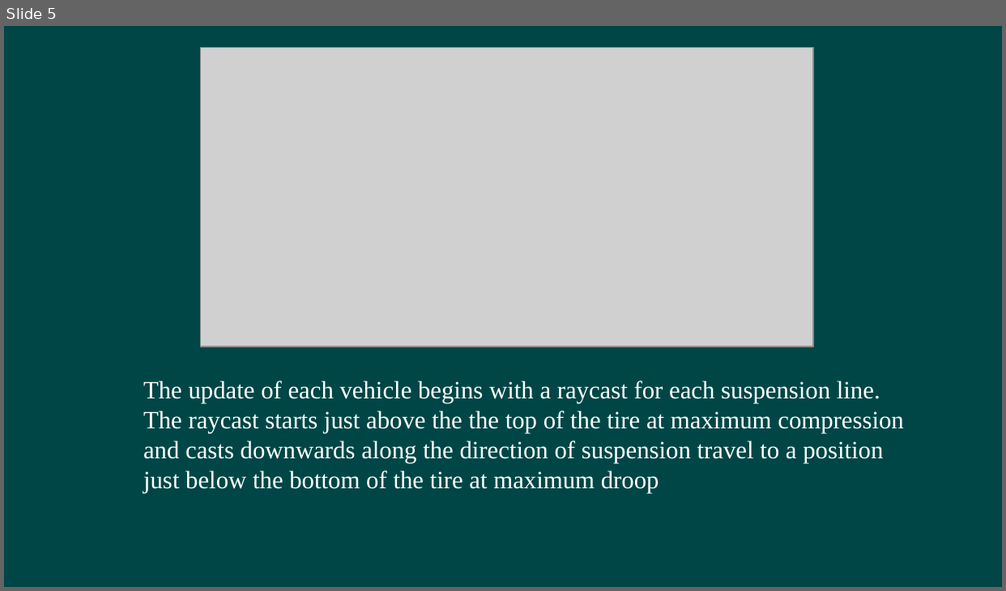
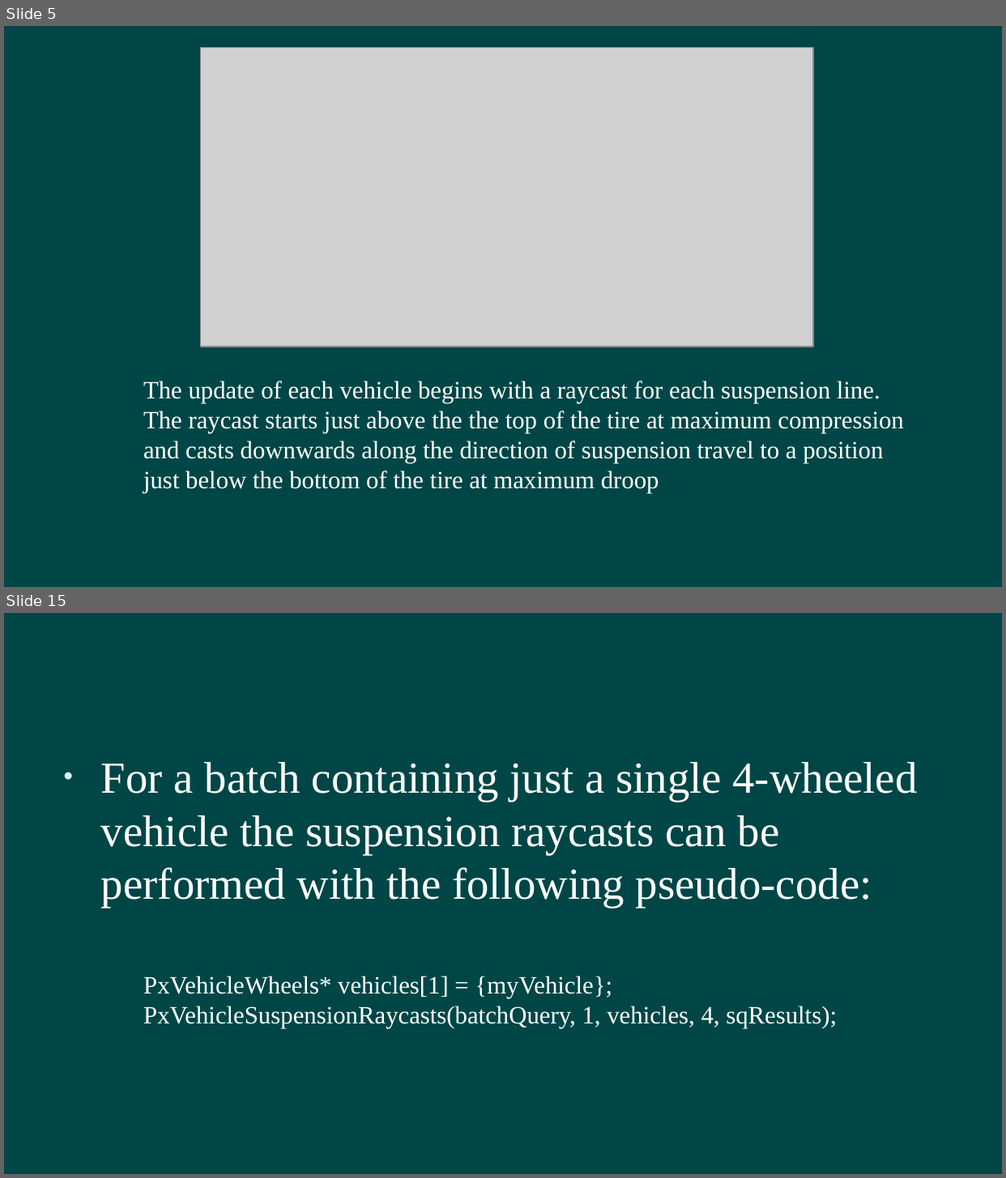
Before and after one commit to hanhonglei/Course_GamePhysics, a slide deck: Slides/11 Vehicle/Vehicle.pptx. Shown one above the other, each under a label of ours: slide 5 before the commit, slides 5 and 15 after it; the slides between them are not shown. The pictures are 1006x591 and 1006x1178 pixels, drawn with LibreOffice and Linux fonts; fonts in the diff are those of the drawing; grey boxes stand for pictures; background and template pictures are left out. Boxes give left, top, right and bottom in pixels: in the first picture for what was removed or moved away, otherwise in the second. Text is boxed around its words. In the diff, an @@ line names an element or a change of style, - is before the commit and + after.

```diff
--- a/Slides/11 Vehicle/Vehicle.pptx
+++ b/Slides/11 Vehicle/Vehicle.pptx
@@ slide 15 added at <box>4,613,1002,1174</box>, background #004646 @@
@@ text added at <box>101,762,918,908</box>, 32 pt, text #FFFFFF @@
+• For a batch containing just a single 4-wheeled vehicle the suspension raycasts can be performed with the following pseudo-code:
@@ text added at <box>143,976,837,1029</box>, 18 pt, text #FFFFFF @@
+PxVehicleWheels* vehicles[1] = {myVehicle};
+PxVehicleSuspensionRaycasts(batchQuery, 1, vehicles, 4, sqResults);
```
Also in this commit, not shown: 11 other slides added, 1 slide removed, 1 other file.
